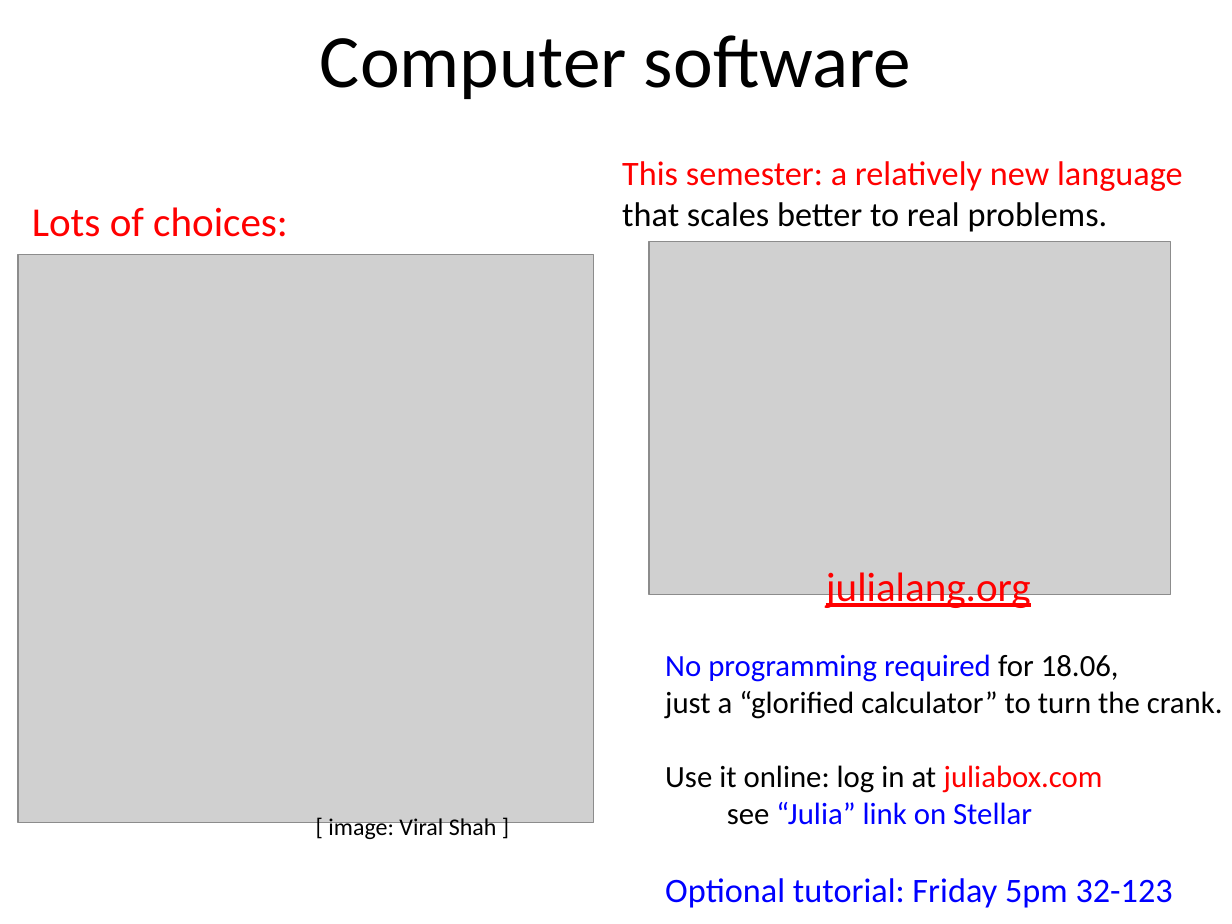
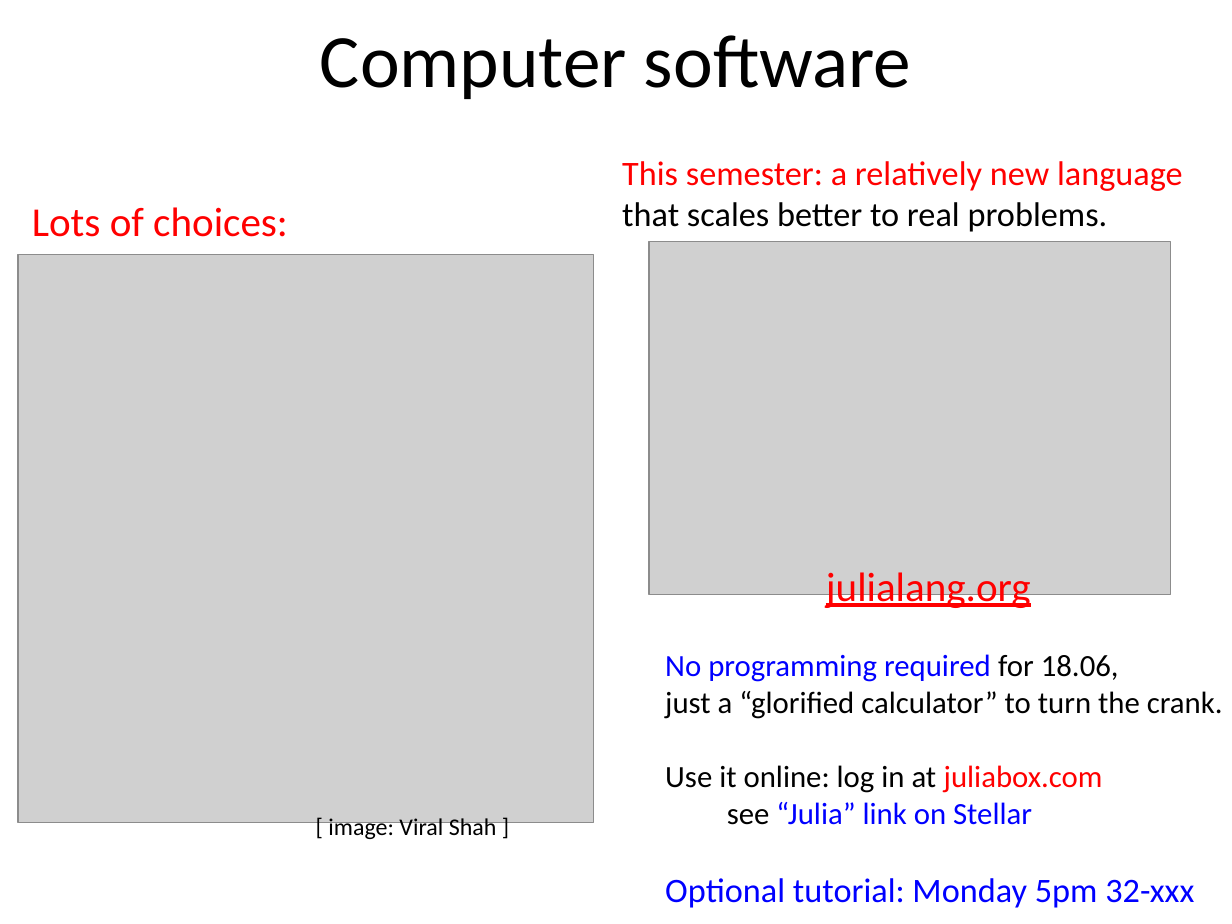
Before and after one commit to mitmath/1806, a slide deck: slide 14 of lectures/overview.pptx (slide 15 before the commit). Drawn at 1232x924 pixels with LibreOffice and Linux fonts; fonts in the diff are those of the drawing; grey boxes stand for pictures. Boxes give left, top, right and bottom in pixels: in the first picture for what was removed or moved away, otherwise in the second. Text is boxed around its words. In the diff, an @@ line names an element or a change of style, - is before the commit and + after.

```diff
--- a/lectures/overview.pptx
+++ b/lectures/overview.pptx
@@ text at (665, 878, 1194, 908): text changed @@
-Optional tutorial: Friday 5pm 32-123
+Optional tutorial: Monday 5pm 32-xxx
```
Also in this commit, not shown: 3 other slides changed, 1 slide removed, 46 other files.
